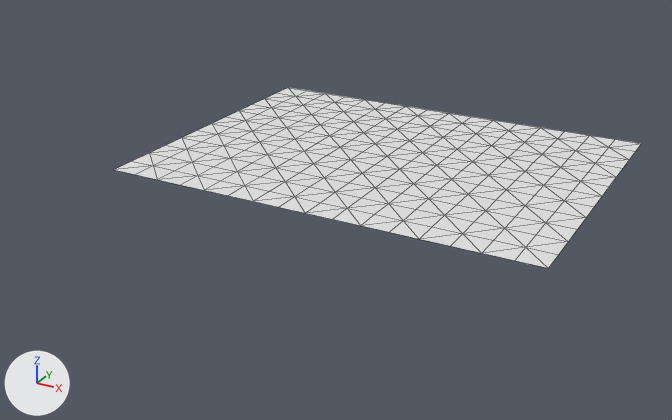
Before and after pictures for a commit that changed the OBJ model assets/maps/chunks/terrain_lod1_-3_3.obj.
The view is the same before and after, from a camera (50 mm lens) standing at (-103.7, -334.2, 40.5) and looking at (-162.3, -227.7, -12.8). Arrows for +X, +Y and +Z are at lower left; the lights stay in place. The first picture is the older version. Mesh edges are drawn as thin lines. Where no turn or scale is listed for an object, it has been applied to the vertices.

In view in the first picture: 'terrain_lod1_-3_3'.
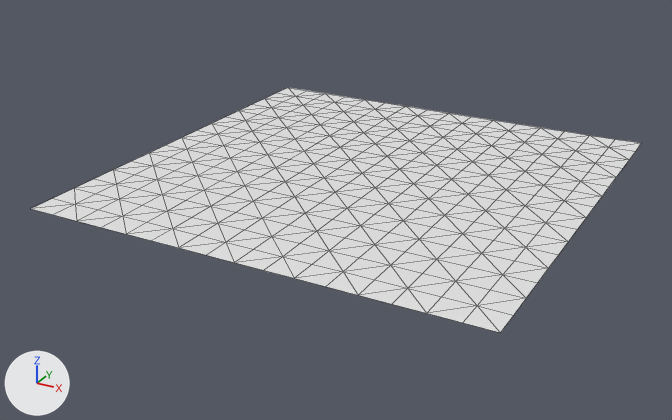
What differs and where, as boxes (x1, y1, x2, y2) in the pictures (672 x 420 px; the box of a moved part takes in the faces that stretch with it):
'terrain_lod1_-3_3', reshaped (16% wider, 36% taller): before (114, 88, 641, 268); after (31, 88, 641, 333)
part 1 of me_terrain_lod1__3_3, moved or reshaped: (609, 140, 641, 151) in both
part 2 of me_terrain_lod1__3_3, added: after (31, 170, 548, 333)

Patch to the scene script:
```diff
--- a/assets/maps/chunks/terrain_lod1_-3_3.obj.py
+++ b/assets/maps/chunks/terrain_lod1_-3_3.obj.py
@@ me_terrain_lod1__3_3 @@
 # used by ob_terrain_lod1__3_3; location = (0.0, 0.0, 0.0)
 # verts and faces of me_terrain_lod1__3_3; kept vertices keep their numbers, new ones are numbered from 221
 # before: 32 (-128.0, -192.0, -8.0) at pixel (641, 143)
-me_terrain_lod1__3_3.from_pydata(...)  # 221 vertices, 384 faces; spans x -192.0..-128.0, y -240.0..-192.0, z -8.0
+me_terrain_lod1__3_3.from_pydata(...)  # 289 vertices, 512 faces; spans x -192.0..-128.0, y -256.0..-192.0, z -8.0..-7.9
+# me_terrain_lod1__3_3 part 1
+verts[32] = (-128.0, -192.0, -7.9)  # moved, pixel (641, 142)
+# me_terrain_lod1__3_3 part 2
+# 17 new vertices lie (0.0, -4.0, 0.0) away from vertices in x -192.0..-128.0, y -240.0, z -8.0
+# 17 new vertices lie (0.0, -4.0, 0.0) away from vertices in x -192.0..-128.0, y -244.0, z -8.0
+# 17 new vertices lie (0.0, -4.0, 0.0) away from vertices in x -192.0..-128.0, y -248.0, z -8.0
+# 17 new vertices lie (0.0, -4.0, 0.0) away from vertices in x -192.0..-128.0, y -252.0, z -8.0
+# 128 new faces join them
```
